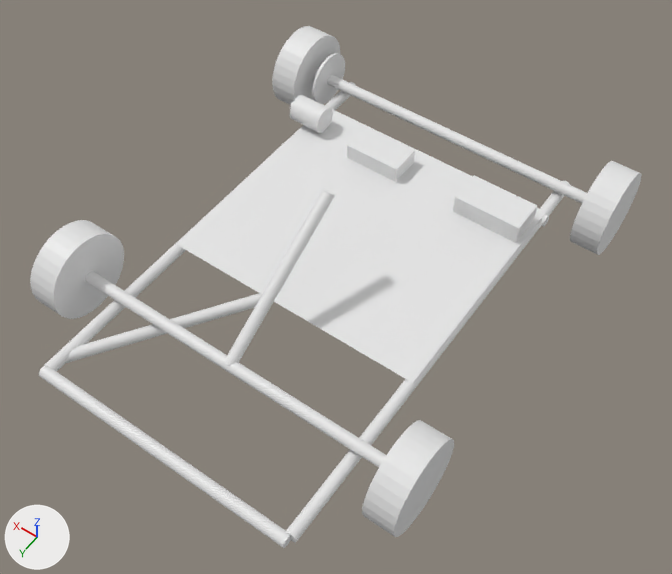
Before and after pictures for a commit that changed the Blender file gokart-plan.blend.
One viewpoint serves both versions: a 50 mm camera at (-1.12, 1.32, 2.33) aimed at (-0.08, -0.14, 0.03). Arrows for +X, +Y and +Z are at lower left; the lights stay in place.
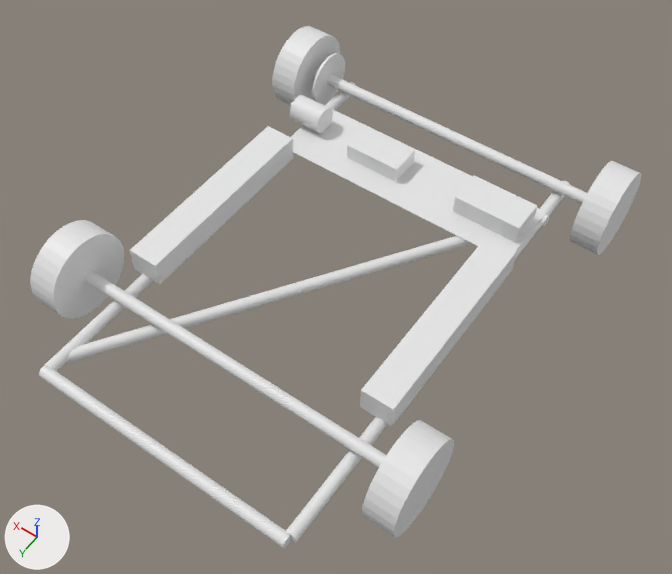
Edits to the bpy script that builds the scene:
```text
Change me_plane_001:
    where me_plane_001.from_pydata(...)  # 4 vertices, 1 face; spans x -0.509..0.48, y -1.251..0.054, z 0.0
    used by ob_plane; location = (0.01, -0.024, 0.021); scale = (0.923, 0.636, 1.0)
    me_plane_001 part 1
    me_plane_001.vertices[2].co: (-0.509, 0.054, 0.0) -> (-0.509, -0.834, 0.0)  # pixel (412, 382) -> not seen
    me_plane_001.vertices[3].co: (0.48, 0.054, 0.0) -> (0.48, -0.834, 0.0)  # pixel (176, 244) -> not seen
Add me_cube_003:
    me_cube_003.from_pydata(...)  # a box spanning x -1.0..1.17, y -1.0..1.0, z -1.0..0.87
Change ob_cylinder_006:
    add ob_cylinder_006.hide_set(True)
Add ob_cube_003:
    ob_cube_003 = bpy.data.objects.new('Cube.003', me_cube_003)
    ob_cube_003.location = (0.439, -0.186, 0.065)
    ob_cube_003.scale = (0.05, 0.35, 0.05)
Add ob_cube_002:
    ob_cube_002 = bpy.data.objects.new('Cube.002', me_cube_003.copy())
    ob_cube_002.location = (-0.439, -0.186, 0.065)
    ob_cube_002.scale = (0.05, 0.35, 0.05)
```

What differs and where, as boxes [x1, y1, x2, y2] in the pictures (672 x 574 px):
'Plane', reshaped (31% narrower, 48% shorter): before [177, 109, 546, 383]; after [292, 109, 546, 251]
'Cube.002', added: after [360, 236, 517, 427]
'Cube.003', added: after [130, 126, 294, 284]
'Cylinder.006', hidden: before [224, 190, 335, 366]
